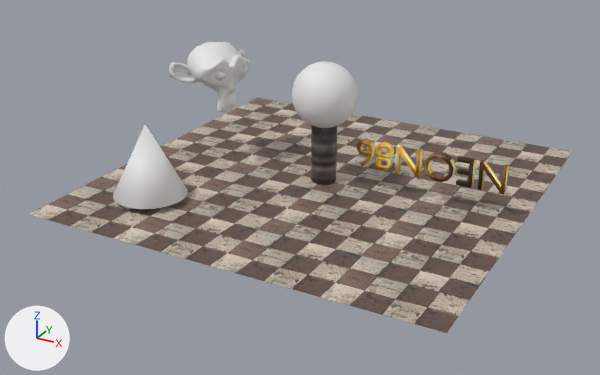
The FBX model demos/shadowmap/scene.fbx as it was, and as the next commit left it.
The view is the same before and after, from a 50 mm lens placed at (0.2777, -0.5441, 0.2611), pointed at (-0.0066, -0.0272, 0.0026). The lights are fixed; the arrows at lower left show +X, +Y and +Z. Where no turn or scale is listed for an object, it has been applied to the vertices.

In view in the first picture: 'Cone', 'NEON86', 'Sphere', 'Suzanne', 'ground', 'pillar'.
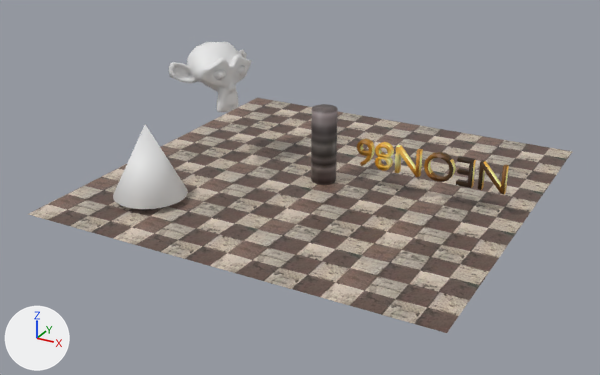
Where the change shows, as pixel boxes (x1, y1, x2, y2) in the pictures (600 x 375 px):
```json
{"object": "Sphere", "change": "deleted", "before": [292, 62, 358, 128]}
```

Scene script edits in JSON lines:
```json
{"op": "remove", "block": "ob_sphere", "code": ["ob_sphere = bpy.data.objects.new('Sphere', me_sphere)", "ob_sphere.location = (0.0, 0.0, 0.0707)"]}
```
